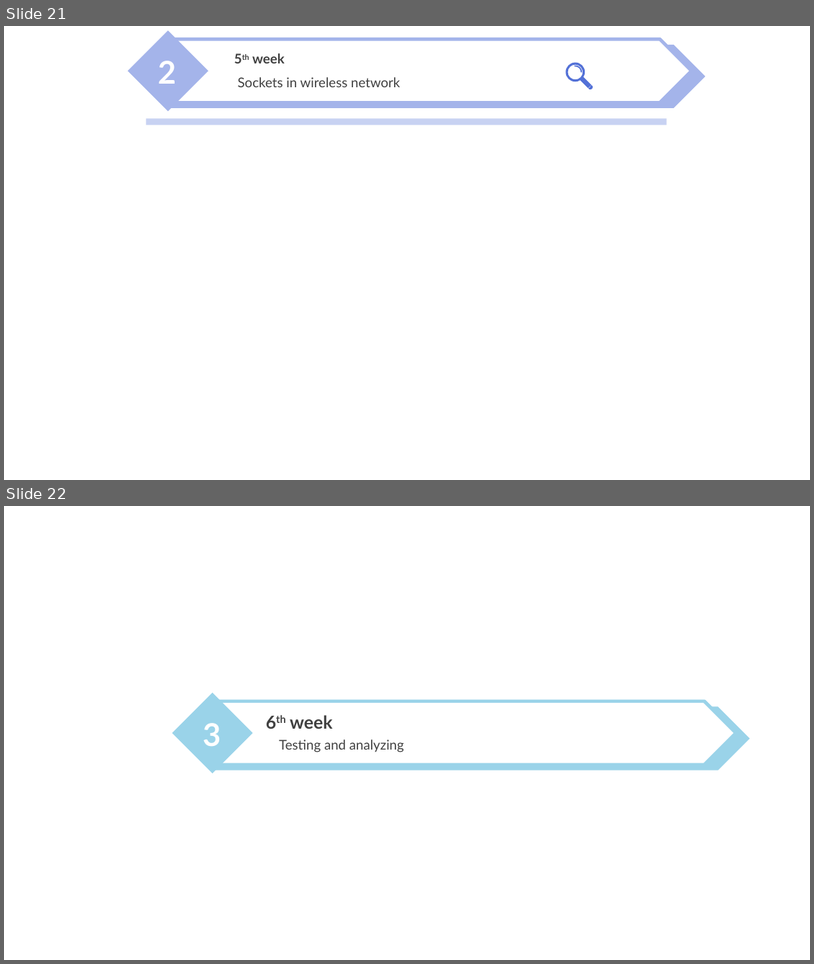
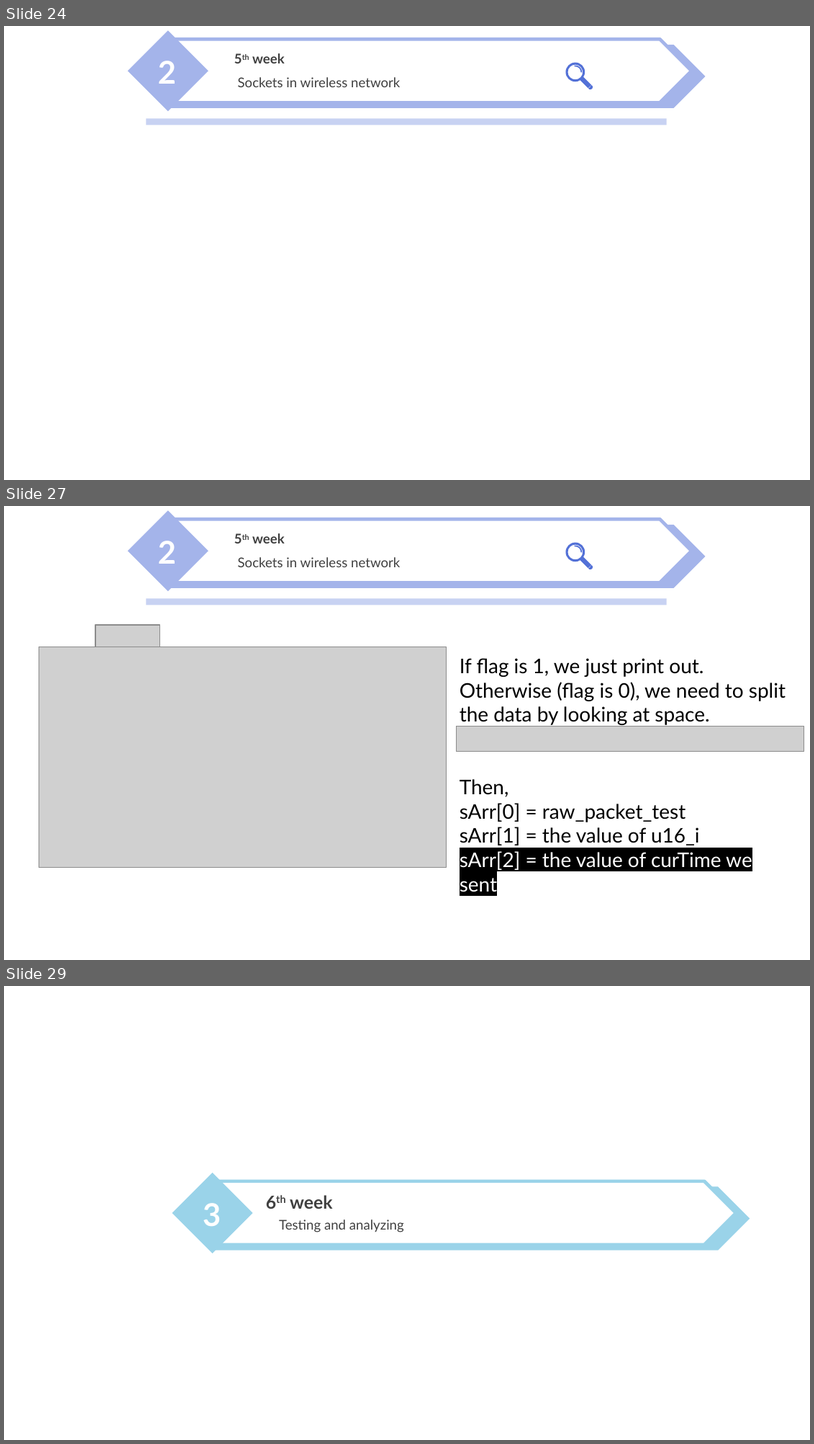
Before and after one commit to nicesick/Prototyping-Delay-Aware-V2X-Safe-Communications, a slide deck: presentation/presentation_2.pptx. Shown one above the other, each under a label of ours: slides 21 and 22 before the commit, slides 24, 27 and 29 after it; the slides between them are not shown. The pictures are 814x964 and 814x1444 pixels, drawn with LibreOffice and Linux fonts; fonts in the diff are those of the drawing; grey boxes stand for pictures; background and template pictures are left out. Boxes give left, top, right and bottom in pixels: in the first picture for what was removed or moved away, otherwise in the second. Text is boxed around its words. In the diff, an @@ line names an element or a change of style, - is before the commit and + after.

```diff
--- a/presentation/presentation_2.pptx
+++ b/presentation/presentation_2.pptx
@@ slide 27 added at (x1=4, y1=506, x2=810, y2=960), background picture (left out) @@
@@ freeform shape added at (x1=566, y1=543, x2=597, y2=574), fill #5371D7 @@
@@ group added at (x1=128, y1=511, x2=705, y2=592): 3 texts, 2 pentagon arrows, 1 diamond @@
+2
+5th week
+Sockets in wireless network
@@ rectangle added at (x1=146, y1=599, x2=667, y2=605), fill #C8D2F2 @@
@@ picture added at (x1=95, y1=625, x2=160, y2=646) @@
@@ picture added at (x1=39, y1=646, x2=447, y2=867) @@
@@ text added at (x1=460, y1=658, x2=786, y2=870), 18 pt, text #000000 @@
+If flag is 1, we just print out.
+Otherwise (flag is 0), we need to split
+the data by looking at space.
+Then,
+sArr[0] = raw_packet_test
+sArr[1] = the value of u16_i
+sArr[2] = the value of curTime we sent
@@ picture added at (x1=456, y1=726, x2=804, y2=751) @@
@@ what was slide 21 is now slide 24 @@
@@ what was slide 22 is now slide 29 @@
```
Also in this commit, not shown: 1 slide changed, 6 other slides added, 3 other files.
